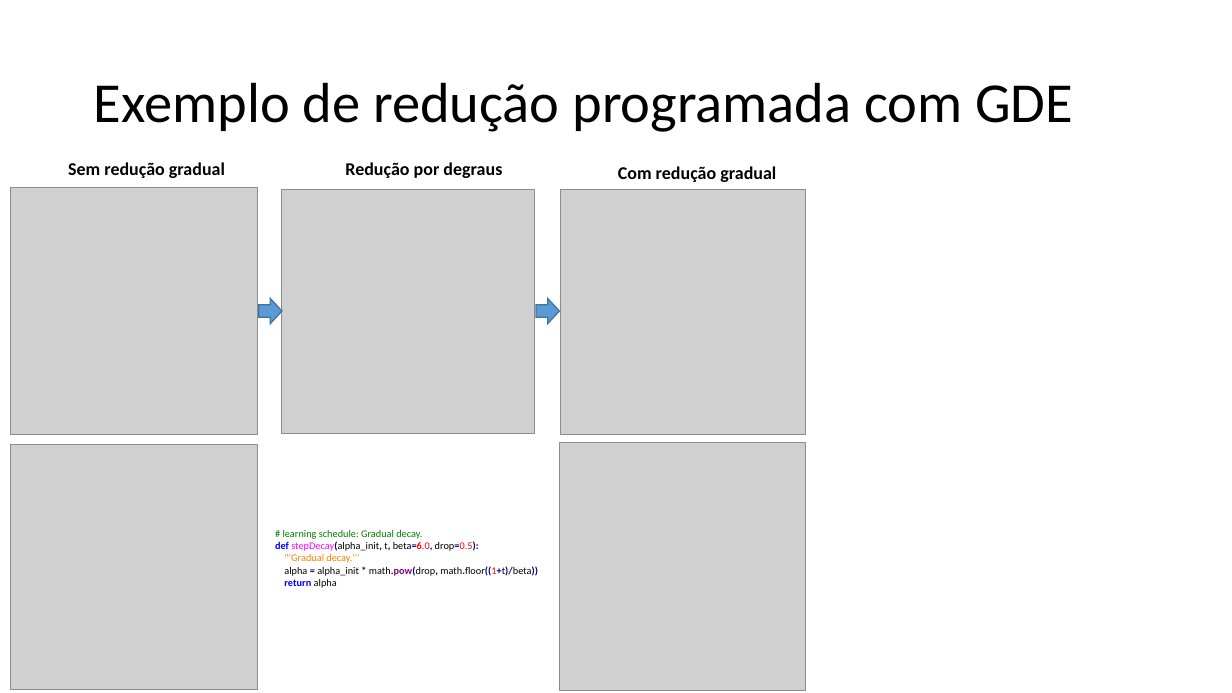
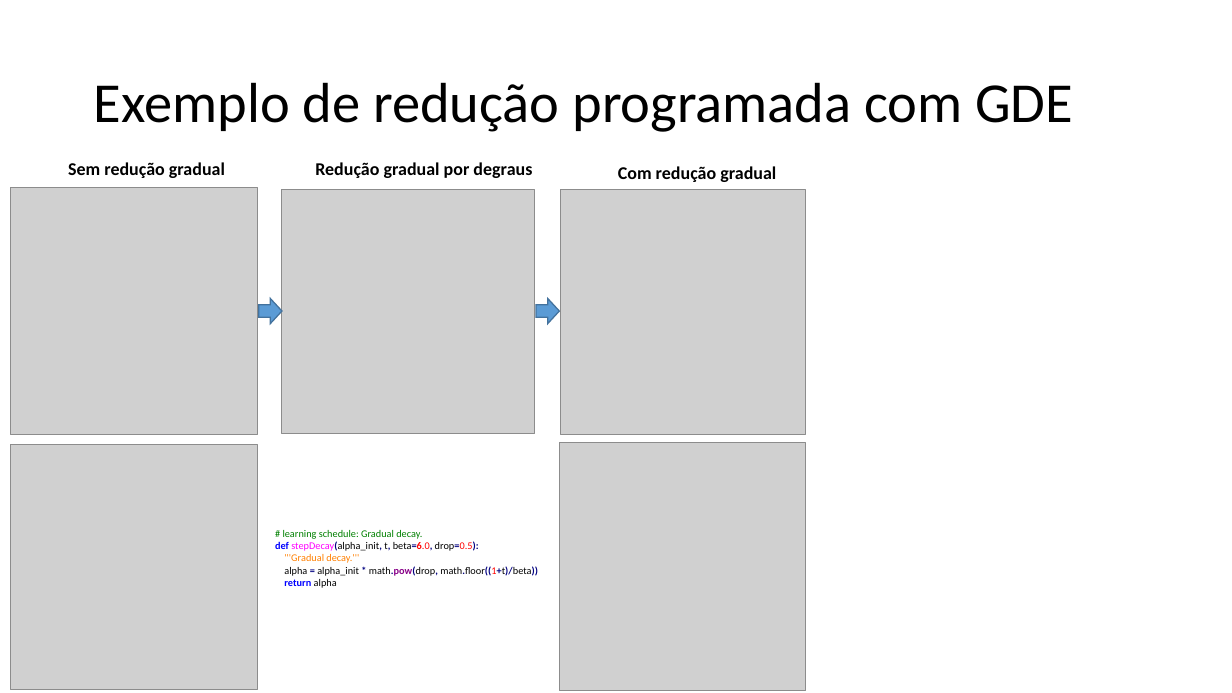
Before and after one commit to zz4fap/t319_aprendizado_de_maquina, a slide deck: slide 23 of slides/T319_Regressão_Linear (Parte III).pptx. Drawn at 1232x693 pixels with LibreOffice and Linux fonts; fonts in the diff are those of the drawing; grey boxes stand for pictures. Boxes give left, top, right and bottom in pixels: in the first picture for what was removed or moved away, otherwise in the second. Text is boxed around its words. In the diff, an @@ line names an element or a change of style, - is before the commit and + after.

```diff
--- a/slides/T319_Regressão_Linear (Parte III).pptx
+++ b/slides/T319_Regressão_Linear (Parte III).pptx
@@ text at (315,162,532,178): text changed @@
-Redução por degraus
+Redução gradual por degraus
```
Also in this commit, not shown: 1 other slide changed, 1 other file.
